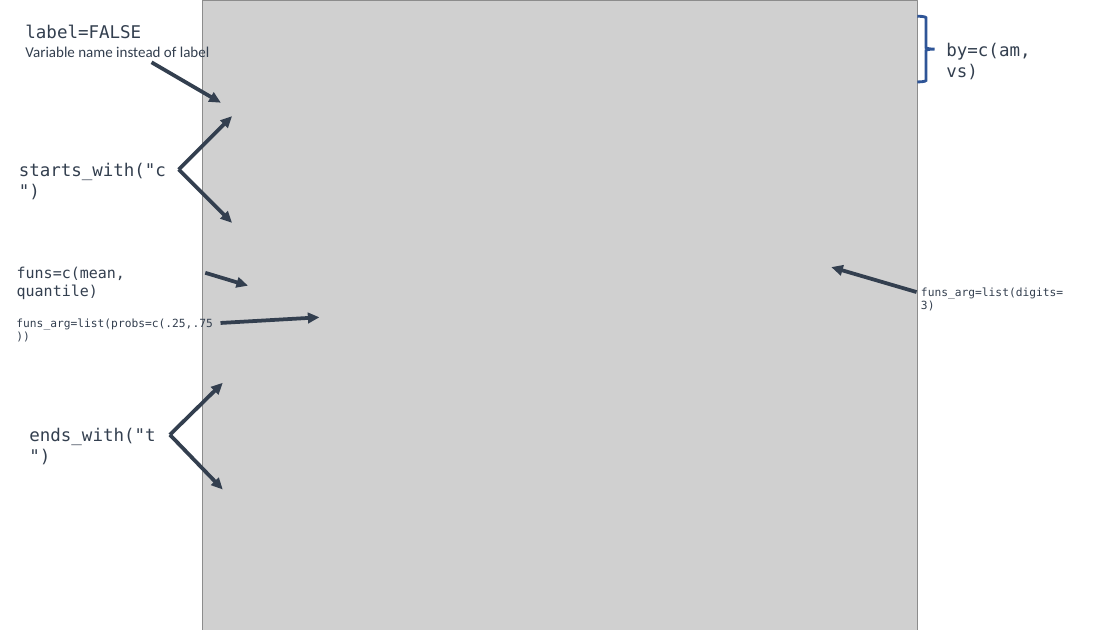
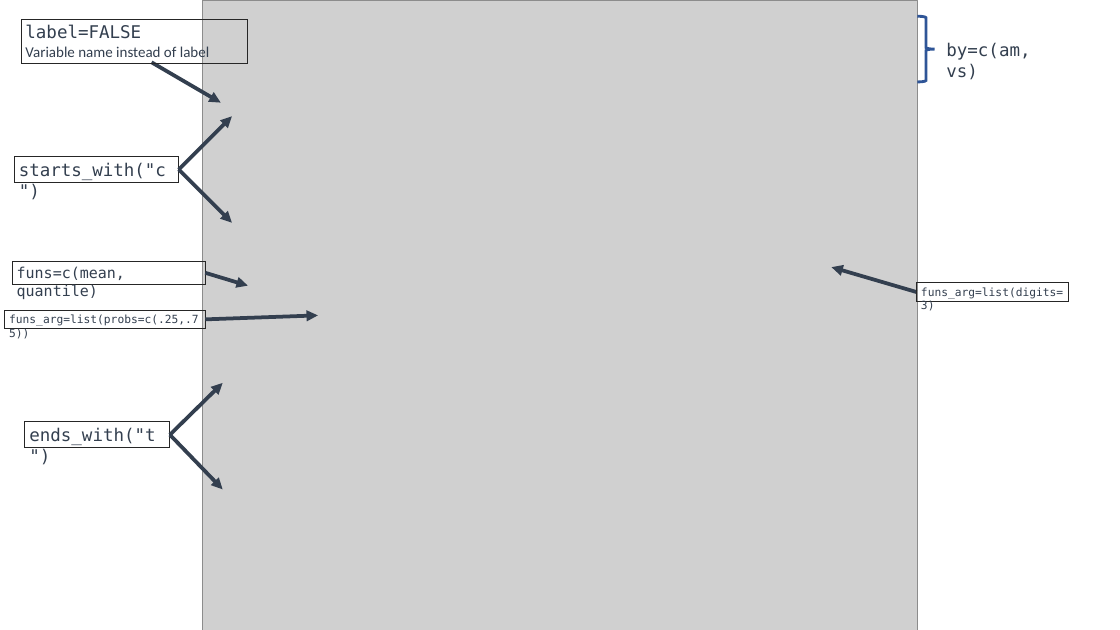
Before and after one commit to DanChaltiel/crosstable, a slide deck: slide 1 of reference/figures/ct2.pptx. Drawn at 1120x630 pixels with LibreOffice and Linux fonts; fonts in the diff are those of the drawing; grey boxes stand for pictures. Boxes give left, top, right and bottom in pixels: in the first picture for what was removed or moved away, otherwise in the second. Text is boxed around its words. In the diff, an @@ line names an element or a change of style, - is before the commit and + after.

```diff
--- a/reference/figures/ct2.pptx
+++ b/reference/figures/ct2.pptx
@@ 5 rectangles: place and size @@
-5 rectangles at [17, 25, 1063, 445]
+5 rectangles at [12, 19, 1069, 448]
@@ outline none to #262626 0.75 pt in 6 elements at [14, 157, 179, 182], [25, 422, 170, 448], [21, 19, 248, 63], [12, 261, 205, 284], [917, 283, 1069, 301], [4, 310, 205, 328] @@
@@ rectangle "funs_arg=list(probs=c(.25,.75))": place and size @@
-rectangle "funs_arg=list(probs=c(.25,.75))" at [16, 318, 212, 330]
+rectangle "funs_arg=list(probs=c(.25,.75))" at [4, 310, 205, 328]
@@ arrow moved from (220, 323) - (319, 317) to (205, 319) - (318, 315) @@
```
Also in this commit, not shown: 7 other files.
